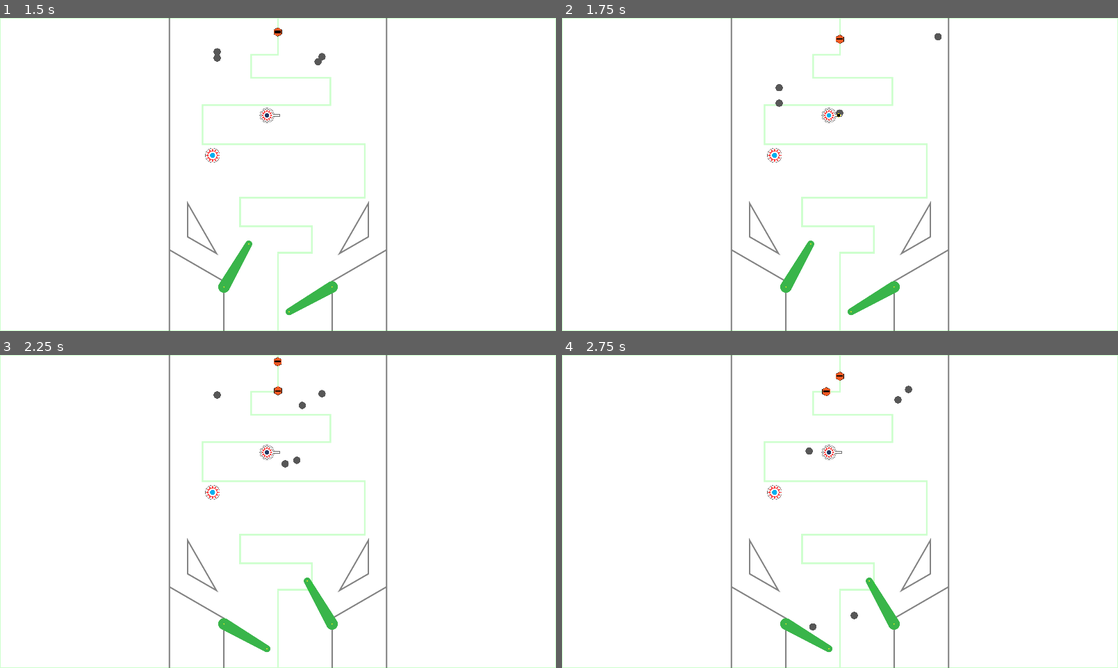
Above: before the commit, frames 1-4 (two rows, left to right).
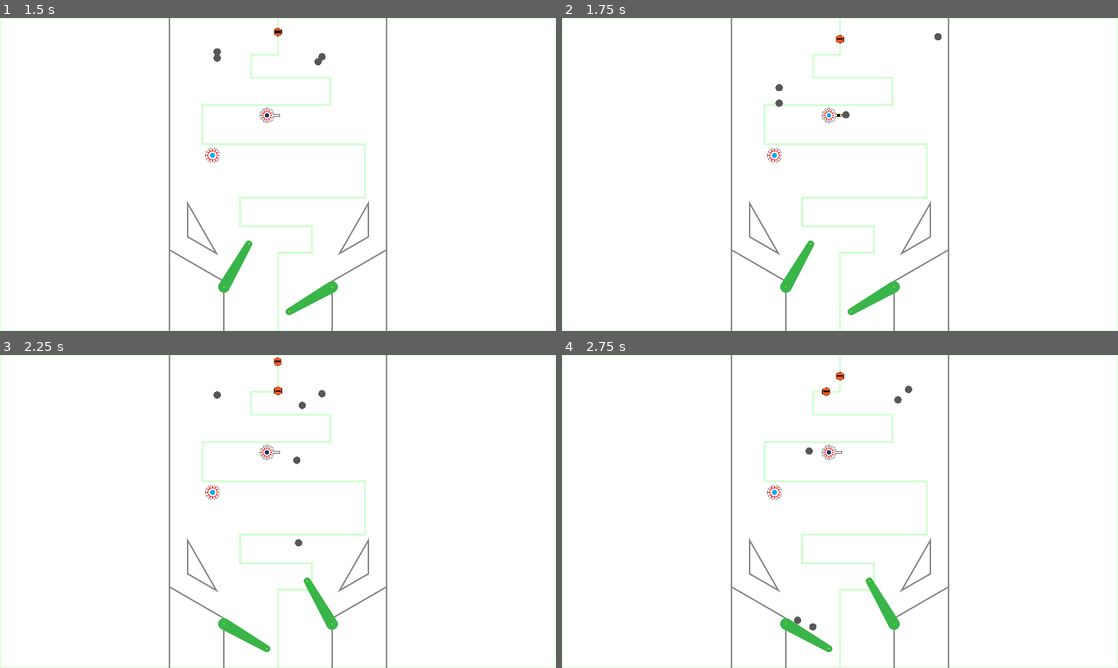
Above: after the commit, the same moments.

Repository: cxhuy/ptd
Game: Godot game, scene res://scenes/game.tscn
Same seed, same stepped clock (60 frames per second), same inputs: the game is played once before the commit and once after it.
Inputs:
- Up to frame 1 (1.5 s): hold / (rightFlip) 0.53-1.28 s; hold Space (addBall) 0.53-1.28 s; hold Z (leftFlip) from 1.28 s (still down); tap Space (addBall) at 1.35 s
- Up to frame 2 (1.75 s): keep holding Z (leftFlip)
- Up to frame 3 (2.25 s): release Z (leftFlip) at 2.03 s; hold / (rightFlip) from 2.03 s (still down); hold Space (addBall) from 2.03 s (still down)
- Up to frame 4 (2.75 s): keep holding / (rightFlip); keep holding Space (addBall)

Frame 1 is identical in both runs. In frame 2, less than 0.1% of the frame differs, in the area x 49-52%, y 29-33%; in frame 3, less than 0.1%, in the area x 50-55%, y 33-62%; in frame 4, less than 0.1%.

Commit message:
fix: bumper and tower base bounce

Diff:
--- a/scripts/environment/bumper.gd
+++ b/scripts/environment/bumper.gd
@@ -3,5 +3,5 @@
 
 func _on_body_entered(body):
 	if body.is_in_group("Balls"):
-		var direction: Vector2 = (position - body.position).normalized()
+		var direction: Vector2 = (self.global_position - body.global_position).normalized()
 		body.apply_impulse(direction * -1500)
--- a/scripts/tower/base.gd
+++ b/scripts/tower/base.gd
@@ -16,8 +16,8 @@
 
 func _on_body_entered(body):
 	if body.is_in_group("Balls"):
-		var direction: Vector2 = (position - body.position).normalized()
-		body.apply_impulse(direction * 1500)
+		var direction: Vector2 = (self.global_position - body.global_position).normalized()
+		body.apply_impulse(direction * -1500)
 		switchDuration = 5
 		var bulletInstance = bullet.instantiate()
 		bulletInstance.set_global_position(get_parent().global_position)
